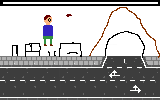
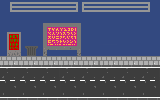
Before/after of a w=160, h=100 layered artwork. What changed in the layer stack:
added layer "GUI" over [0, 0, 160, 100]
removed layer "p1_body" over [0, 0, 138, 100]
added layer "trashcan" above "bg" over [0, 0, 160, 100]
added group "bg" with 3 layers above "Paint Layer 2" over [0, 0, 160, 100]
added layer "bg1" in group "bg" over [0, 0, 160, 100]
added layer "bg2" in group "bg" over [0, 0, 160, 100]
hid "Paint Layer 2" over [0, 0, 160, 64]
added group "Group 3" with 2 layers above "sky" over [0, 0, 160, 100]
added layer "str2" in group "Group 3" over [64, 0, 160, 100]
renamed "Paint Layer 1 (pasted) Merged" to "str1", moved it into group "Group 3" over [0, 0, 160, 100]
removed layer "UI" over [0, 0, 160, 64]
added layer "sky" above "Background" over [0, 0, 160, 100]
painted on "Background" over [0, 0, 160, 100]
